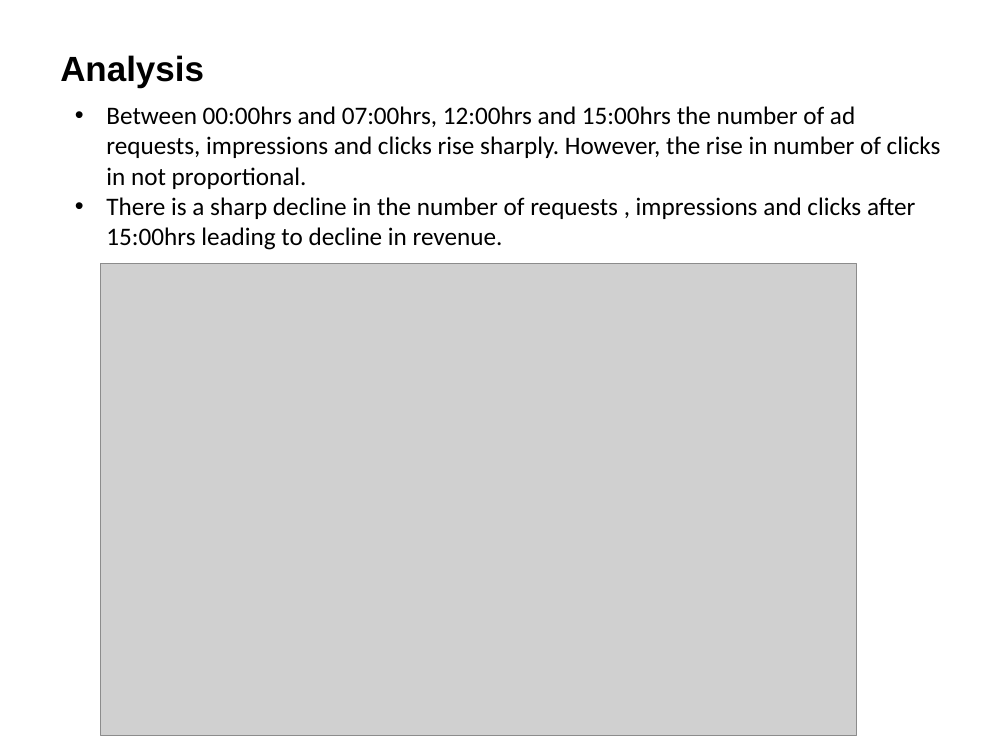
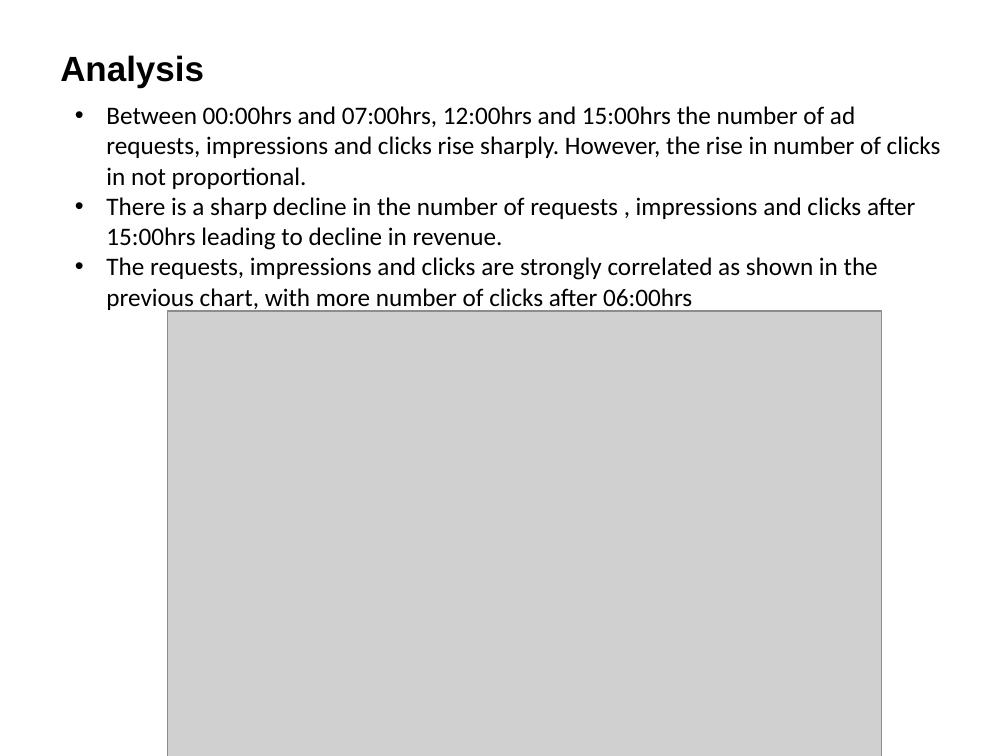
Before and after one commit to ppagarawal/GG, a slide deck: slide 5 of Data_Analysis.pptx. Drawn at 1008x756 pixels with LibreOffice and Linux fonts; fonts in the diff are those of the drawing; grey boxes stand for pictures. Boxes give left, top, right and bottom in pixels: in the first picture for what was removed or moved away, otherwise in the second. Text is boxed around its words. In the diff, an @@ line names an element or a change of style, - is before the commit and + after.

```diff
--- a/Data_Analysis.pptx
+++ b/Data_Analysis.pptx
@@ text at (x1=106, y1=257, x2=878, y2=312): paragraph added @@
+• The requests, impressions and clicks are strongly correlated as shown in the previous chart, with more number of clicks after 06:00hrs
@@ picture resized from (x1=101, y1=263, x2=857, y2=736) to (x1=168, y1=311, x2=882, y2=756) @@
```
Also in this commit, not shown: 3 other slides changed, 1 slide added.
